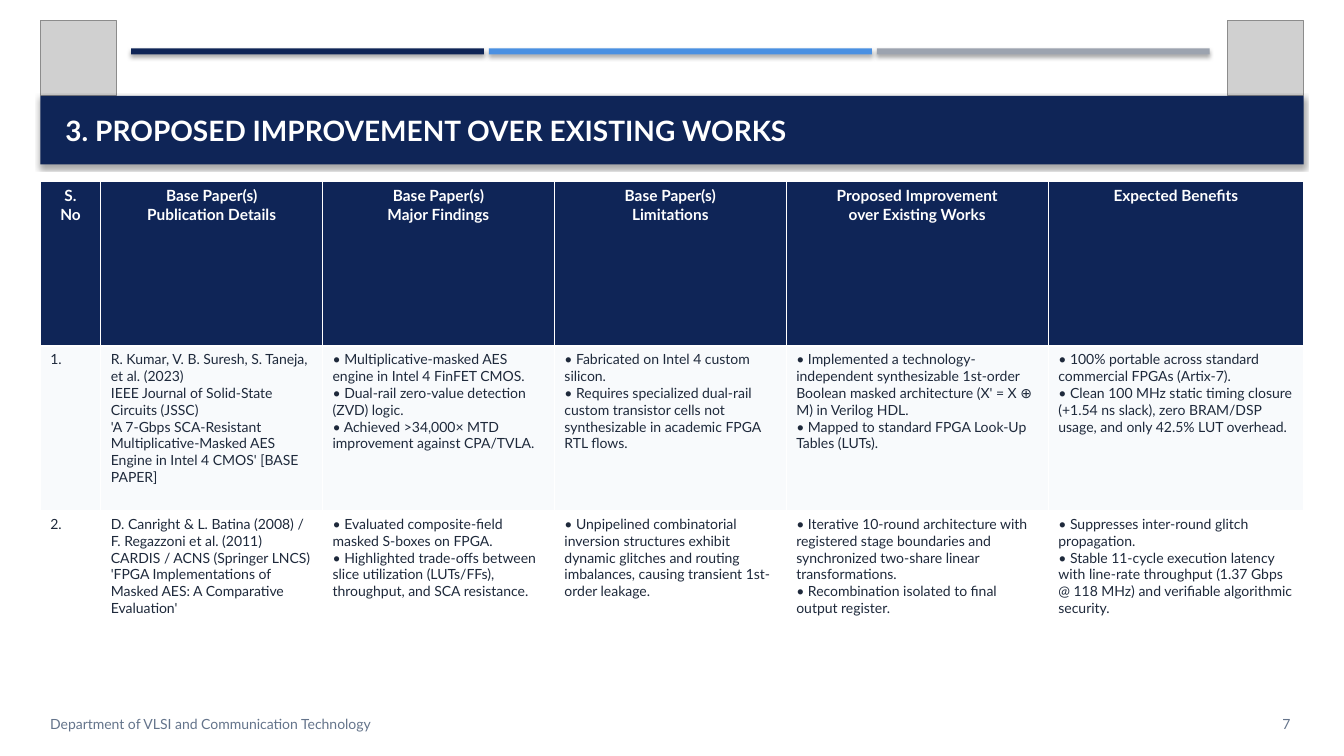
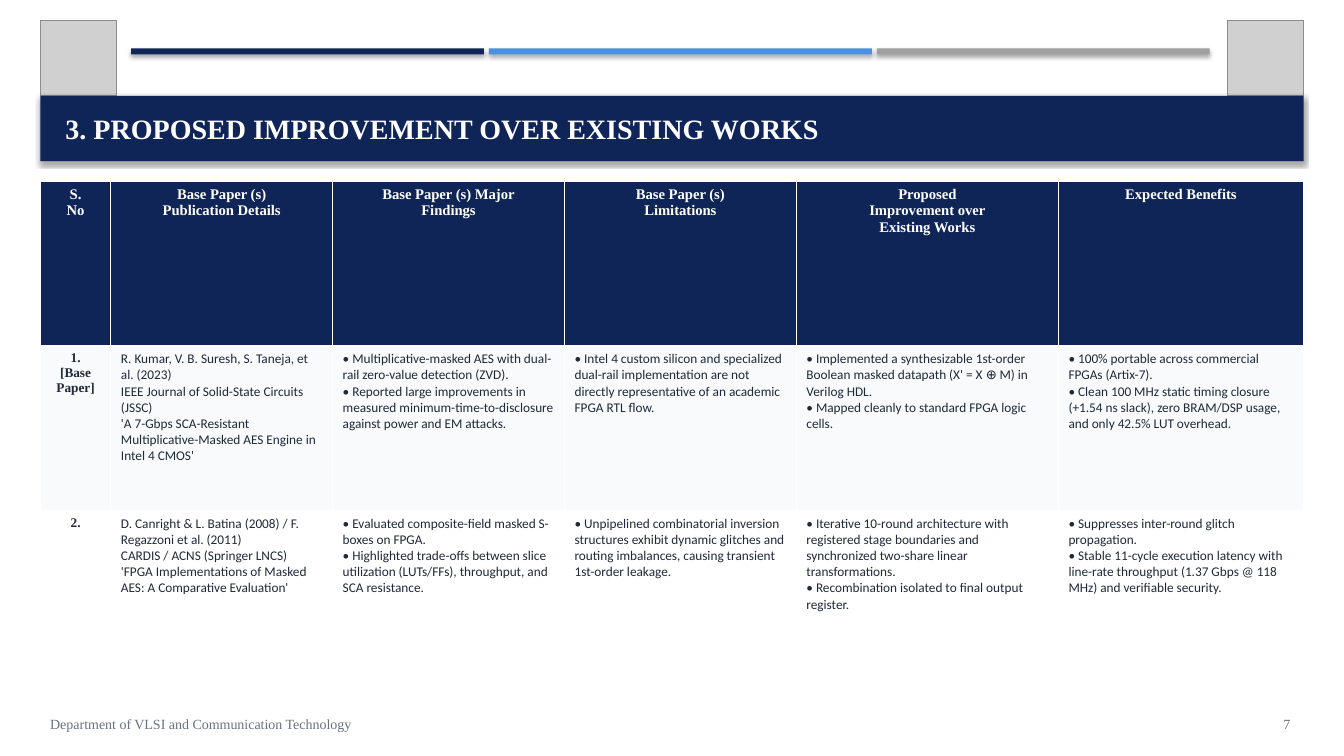
Before and after one commit to realrish29/secure-aes-128, a slide deck: slide 7 of Project_Presentation_Review_2.pptx. Drawn at 1344x756 pixels with LibreOffice and Linux fonts; fonts in the diff are those of the drawing; grey boxes stand for pictures. Boxes give left, top, right and bottom in pixels: in the first picture for what was removed or moved away, otherwise in the second. Text is boxed around its words. In the diff, an @@ line names an element or a change of style, - is before the commit and + after.

```diff
--- a/Project_Presentation_Review_2.pptx
+++ b/Project_Presentation_Review_2.pptx
@@ rectangle at (x1=877, y1=48, x2=1210, y2=54): fill #9CA3AF to #A0A0A0 @@
@@ rectangle "3. PROPOSED IMPROVEMENT OVER EXISTING ..." at (x1=40, y1=96, x2=1304, y2=161): font Lato to Times New Roman @@
@@ table at (x1=40, y1=181, x2=1304, y2=676) @@
-row 1: S. No | Base Paper(s) Publication Details | Base Paper(s) Major Findings | Base Paper(s) Limitations | Proposed Improvement over Existing Works | Expected Benefits
+row 1: S. No | Base Paper (s) Publication Details | Base Paper (s) Major Findings | Base Paper (s) Limitations | Proposed Improvement over Existing Works | Expected Benefits
-row 2: 1. | R. Kumar, V. B. Suresh, S. Taneja, et al. (2023) IEEE Journal of Solid-State Circuits (JSSC) 'A 7-Gbps SCA-Resistant Multiplicative-Masked AES Engine in Intel 4 CMOS' [BASE PAPER] | • Multiplicative-masked AES engine in Intel 4 FinFET CMOS. • Dual-rail zero-value detection (ZVD) logic. • Achieved >34,000× MTD improvement against CPA/TVLA. | • Fabricated on Intel 4 custom silicon. • Requires specialized dual-rail custom transistor cells not synthesizable in academic FPGA RTL flows. | • Implemented a technology-independent synthesizable 1st-order Boolean masked architecture (X' = X ⊕ M) in Verilog HDL. • Mapped to standard FPGA Look-Up Tables (LUTs). | • 100% portable across standard commercial FPGAs (Artix-7). • Clean 100 MHz static timing closure (+1.54 ns slack), zero BRAM/DSP usage, and only 42.5% LUT overhead.
+row 2: 1. [Base Paper] | R. Kumar, V. B. Suresh, S. Taneja, et al. (2023) IEEE Journal of Solid-State Circuits (JSSC) 'A 7-Gbps SCA-Resistant Multiplicative-Masked AES Engine in Intel 4 CMOS' | • Multiplicative-masked AES with dual-rail zero-value detection (ZVD). • Reported large improvements in measured minimum-time-to-disclosure against power and EM attacks. | • Intel 4 custom silicon and specialized dual-rail implementation are not directly representative of an academic FPGA RTL flow. | • Implemented a synthesizable 1st-order Boolean masked datapath (X' = X ⊕ M) in Verilog HDL. • Mapped cleanly to standard FPGA logic cells. | • 100% portable across commercial FPGAs (Artix-7). • Clean 100 MHz static timing closure (+1.54 ns slack), zero BRAM/DSP usage, and only 42.5% LUT overhead.
-row 3, column 6: • Suppresses inter-round glitch propagation. • Stable 11-cycle execution latency with line-rate throughput (1.37 Gbps @ 118 MHz) and verifiable algorithmic security.
+row 3, column 6: • Suppresses inter-round glitch propagation. • Stable 11-cycle execution latency with line-rate throughput (1.37 Gbps @ 118 MHz) and verifiable security.
@@ size 11 to 10.5 pt in "S. No", "Proposed Improvement over Existing Works", "Expected Benefits" @@
@@ font Lato to Times New Roman in "S. No", "Proposed Improvement over Existing Works", "Expected Benefits", "2." @@
@@ size 10 to 9.5 pt, text colour #1E293B to #1F2937 in "2.", "D. Canright & L. Batina (2008) / ...", "• Evaluated composite-field masked S-boxes on FPGA. ...", "• Unpipelined combinatorial inversion structures exhibit dyn ..." and 1 more places @@
@@ bold on in "2." @@
@@ font Lato to Calibri in "D. Canright & L. Batina (2008) / ...", "• Evaluated composite-field masked S-boxes on FPGA. ...", "• Unpipelined combinatorial inversion structures exhibit dyn ...", "• Iterative 10-round architecture with registered stage ..." @@
@@ alignment left to centre @@
@@ text "Department of VLSI and Communication ..." at (x1=50, y1=719, x2=352, y2=732): font Lato to Times New Roman, text colour #64748B to #6B7280 @@
@@ text "7" at (x1=1283, y1=720, x2=1290, y2=729): font Lato to Times New Roman, text colour #64748B to #6B7280 @@
```
Also in this commit, not shown: 12 other slides changed, 4 other files.
